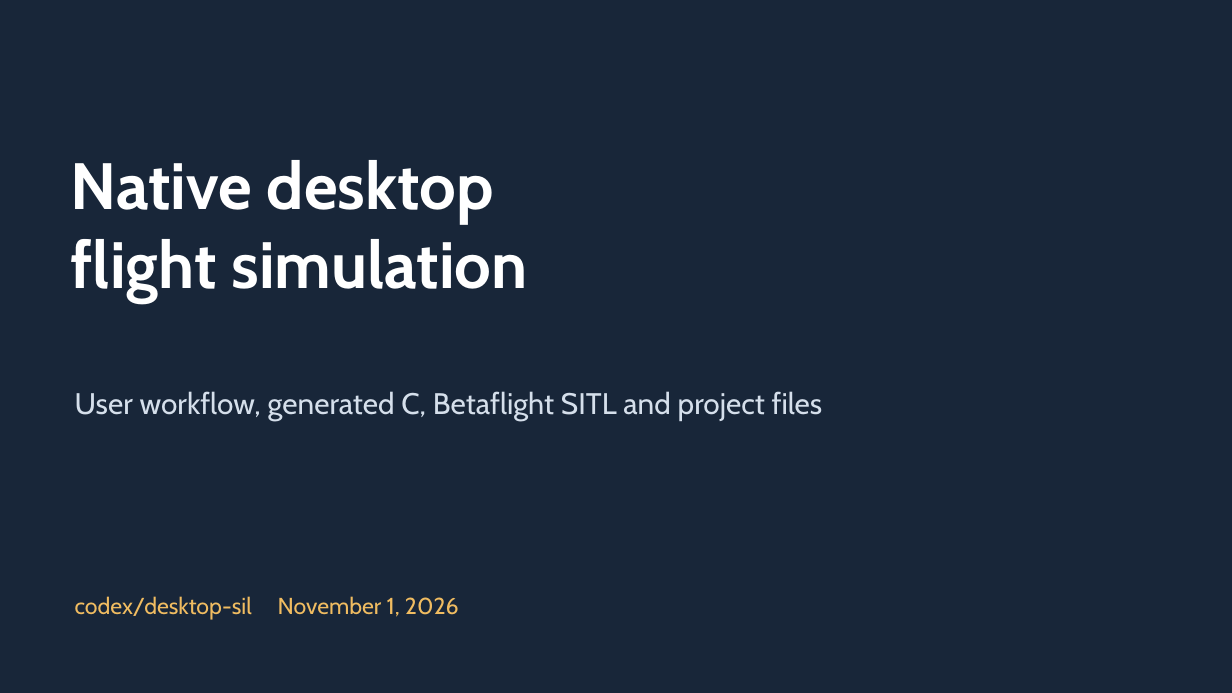
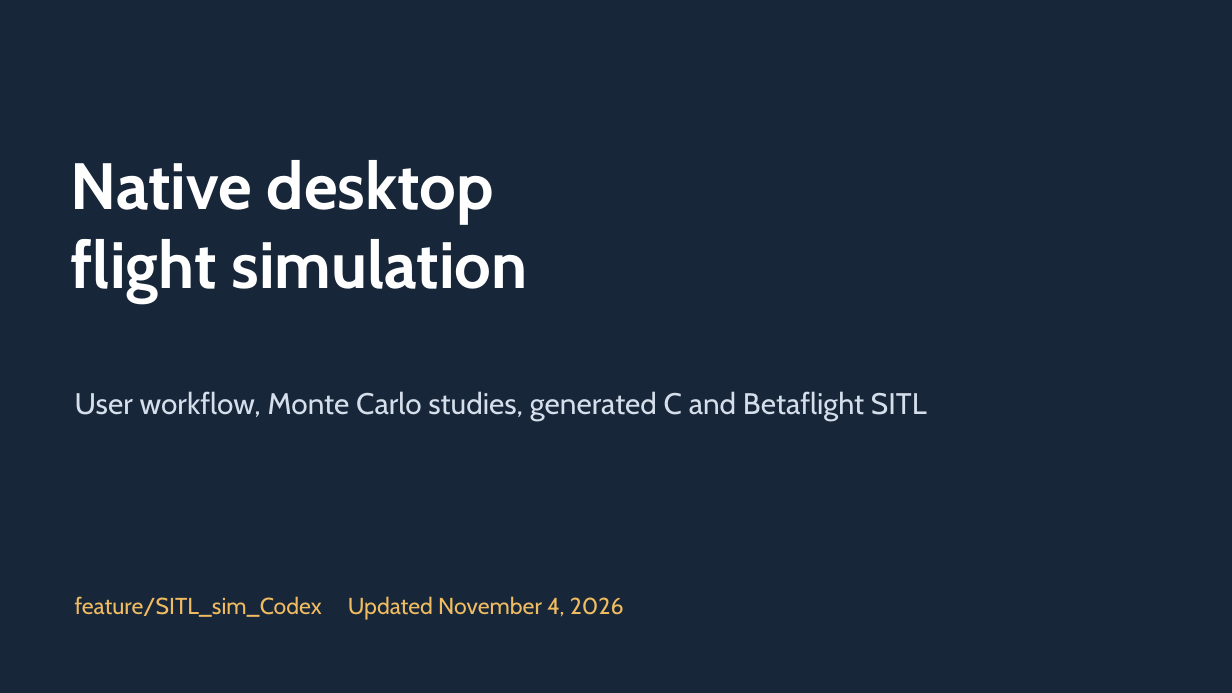
Before and after one commit to MorganSlap/UCI_FWMAV_Flight_Control_Simulation_and_Development, a slide deck: slide 1 of DesktopSIL/docs/Desktop_SIL_Walkthrough.pptx. Drawn at 1232x693 pixels with LibreOffice and Linux fonts; fonts in the diff are those of the drawing. Boxes give left, top, right and bottom in pixels: in the first picture for what was removed or moved away, otherwise in the second. Text is boxed around its words. In the diff, an @@ line names an element or a change of style, - is before the commit and + after.

Commit message:
updated user guide and saved monte carlo study config

```diff
--- a/DesktopSIL/docs/Desktop_SIL_Walkthrough.pptx
+++ b/DesktopSIL/docs/Desktop_SIL_Walkthrough.pptx
@@ text at [75,391,927,421]: text changed @@
-User workflow, generated C, Betaflight SITL and project files
+User workflow, Monte Carlo studies, generated C and Betaflight SITL
@@ text at [75,596,624,620]: text changed @@
-codex/desktop-sil November 1, 2026
+feature/SITL_sim_Codex Updated November 4, 2026
```
Also in this commit, not shown: 3 other slides changed, 11 slides added, 1 other file.
